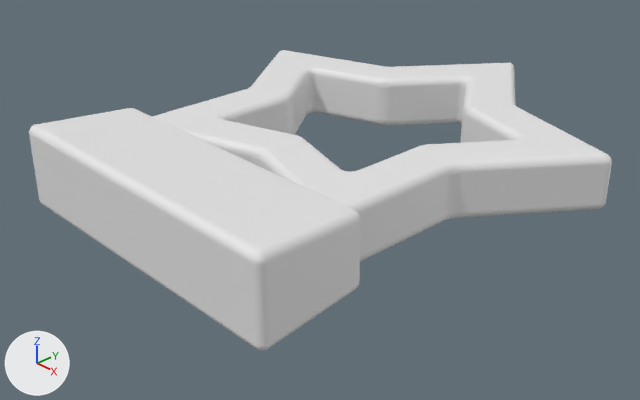
What one commit did to the Blender file Untitled.blend.
Both versions are drawn from a 50 mm camera at (0.206, -0.222, 0.122) aimed at (0.0, -0.028, -0.017). Arrows for +X, +Y and +Z are at lower left; the lights stay in place. The first picture is the older version.
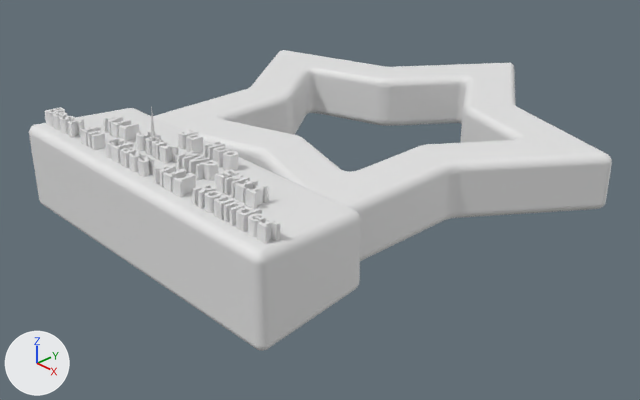
Location of each change, (x1, y1, x2, y2) in pixels of the pictures (640 x 400 px):
'Text', added
    after: (45, 107, 280, 244)

The change in detail:
Mesh me_text_002 is new.
It has 5262 vertices, 5202 faces and spans x -0.0591..0.0667, y -0.0056..0.0198, z 0.003.
Object 'Text' (ob_text) is new; it shows me_text_002.
Its location is (-0.0033, -0.0932, 0.0159).
Its rotation in degrees is (-3, 0, 0).
Its scale is (0.9, 1.1, 1.0).
It gains a SOLIDIFY modifier named 'Solidify'.
